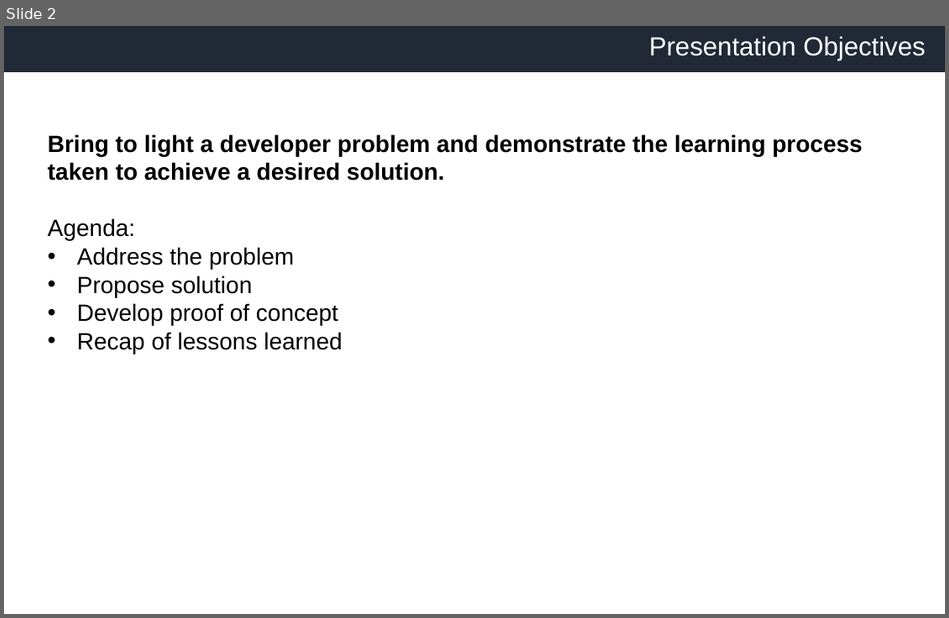
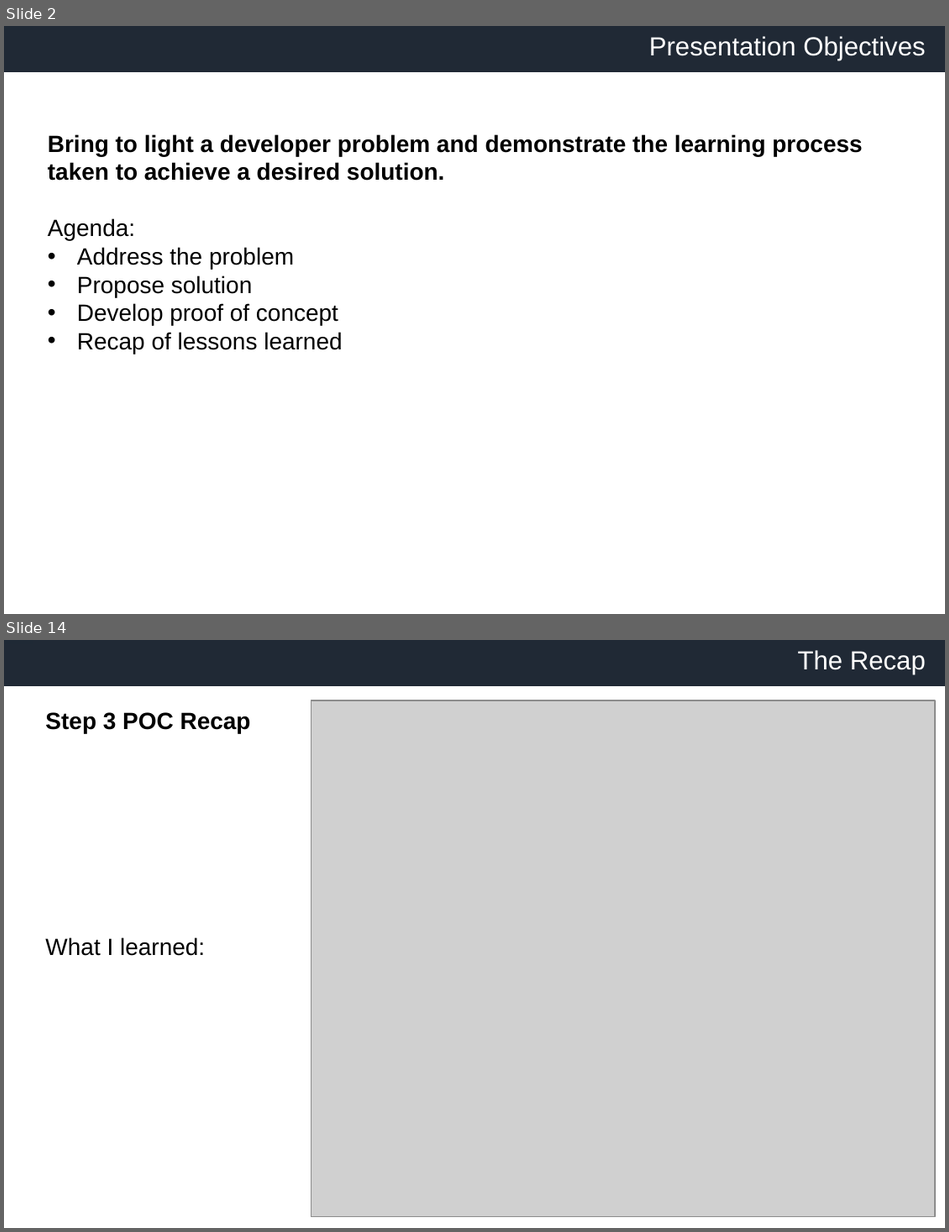
Before and after one commit to slomangino123/load-balanced-services, a slide deck: presentation.pptx. Shown one above the other, each under a label of ours: slide 2 before the commit, slides 2 and 14 after it; the slides between them are not shown. The pictures are 949x618 and 949x1232 pixels, drawn with LibreOffice and Linux fonts; fonts in the diff are those of the drawing; grey boxes stand for pictures; background and template pictures are left out. Boxes give left, top, right and bottom in pixels: in the first picture for what was removed or moved away, otherwise in the second. Text is boxed around its words. In the diff, an @@ line names an element or a change of style, - is before the commit and + after.

```diff
--- a/presentation.pptx
+++ b/presentation.pptx
@@ slide 14 added at [4,640,945,1228], background #FFFFFF; not listed: 2 template elements that a slide beside it also shows @@
@@ text added at [798,650,925,674], 20 pt, text #FFFFFF @@
+The Recap
@@ text added at [45,712,251,956], 18 pt, text #000000, bold @@
+Step 3 POC Recap
+What I learned:
@@ picture added at [311,700,935,1217] @@
```
Also in this commit, not shown: 4 slides changed, 13 other slides added.
